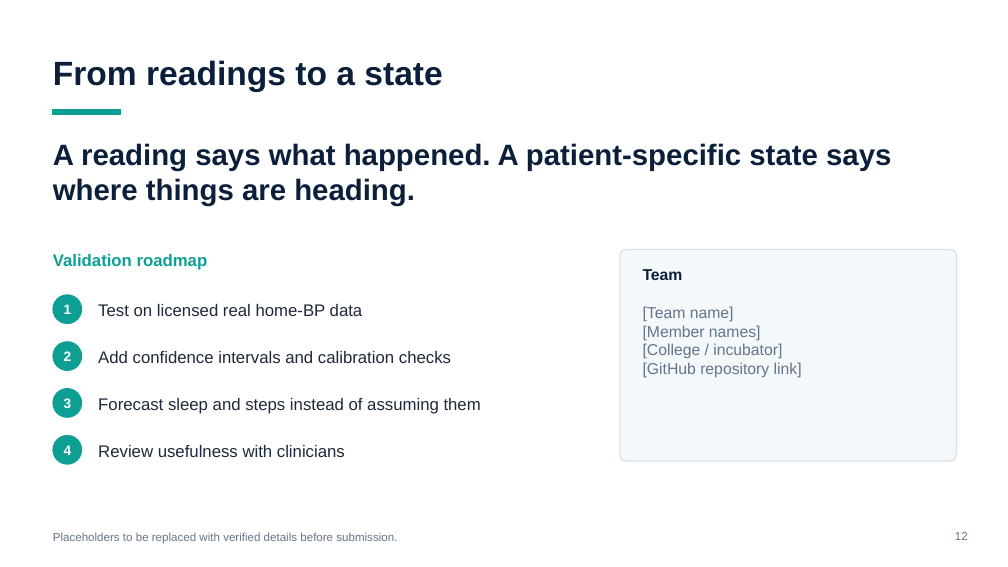
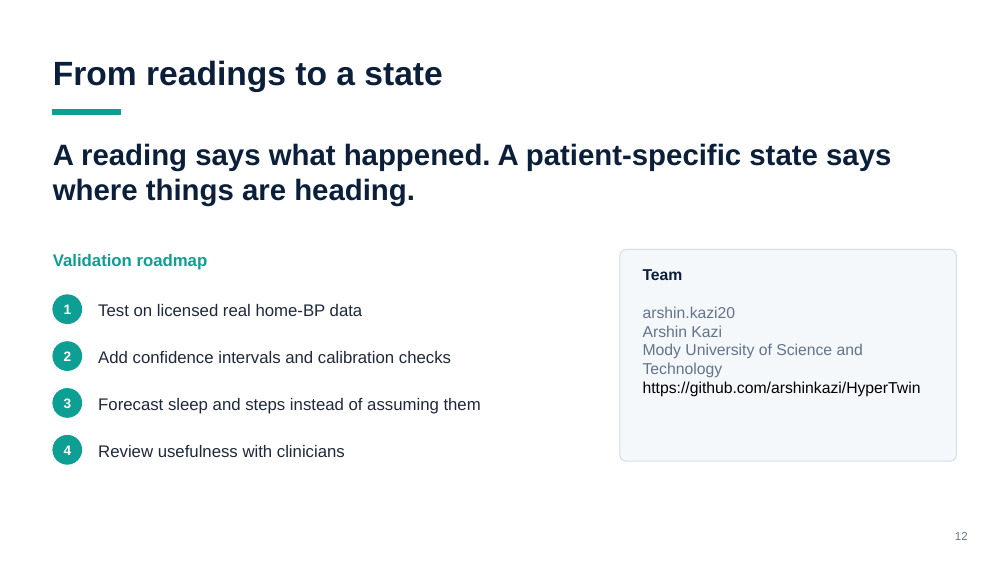
Before and after one commit to arshinkazi/HyperTwin, a slide deck: slide 12 of PRESENTATION.pptx. Drawn at 1008x567 pixels with LibreOffice and Linux fonts; fonts in the diff are those of the drawing. Boxes give left, top, right and bottom in pixels: in the first picture for what was removed or moved away, otherwise in the second. Text is boxed around its words. In the diff, an @@ line names an element or a change of style, - is before the commit and + after.

```diff
--- a/PRESENTATION.pptx
+++ b/PRESENTATION.pptx
@@ text at <box>643,306,921,397</box>: text changed @@
-[Team name]
-[Member names]
-[College / incubator]
-[GitHub repository link]
+arshin.kazi20
+Arshin Kazi
+Mody University of Science and Technology
+https://github.com/arshinkazi/HyperTwin
@@ text removed at <box>53,532,397,544</box> @@
-Placeholders to be replaced with verified details before submission.
```
Also in this commit, not shown: 3 other slides changed.
